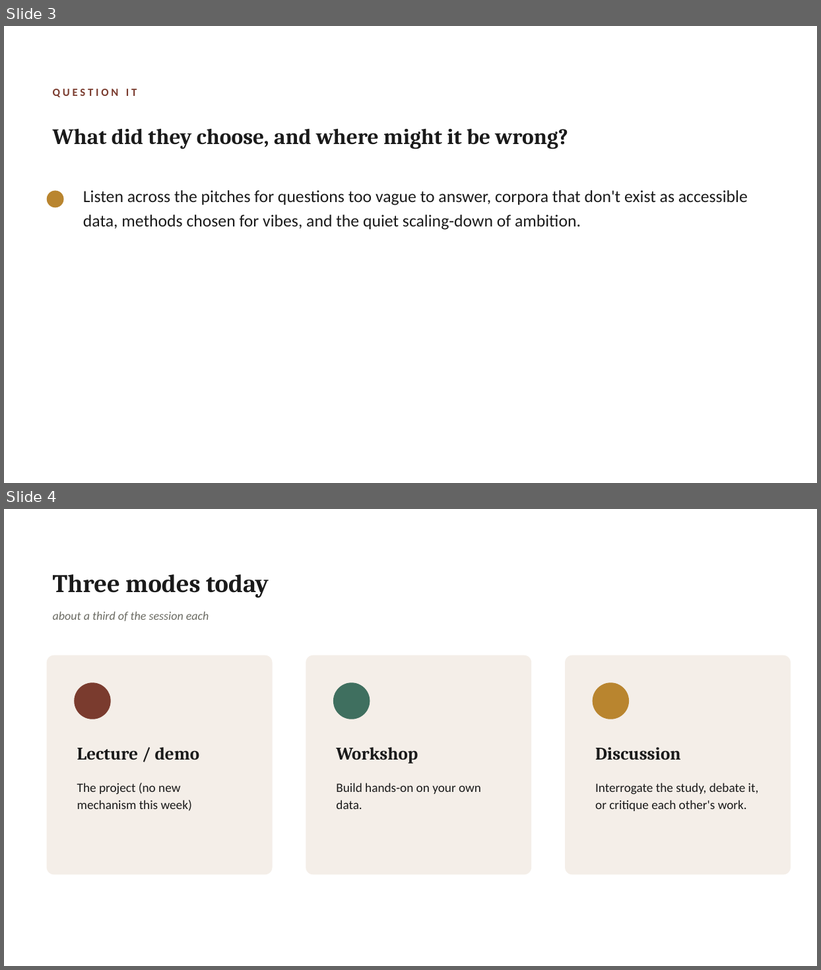
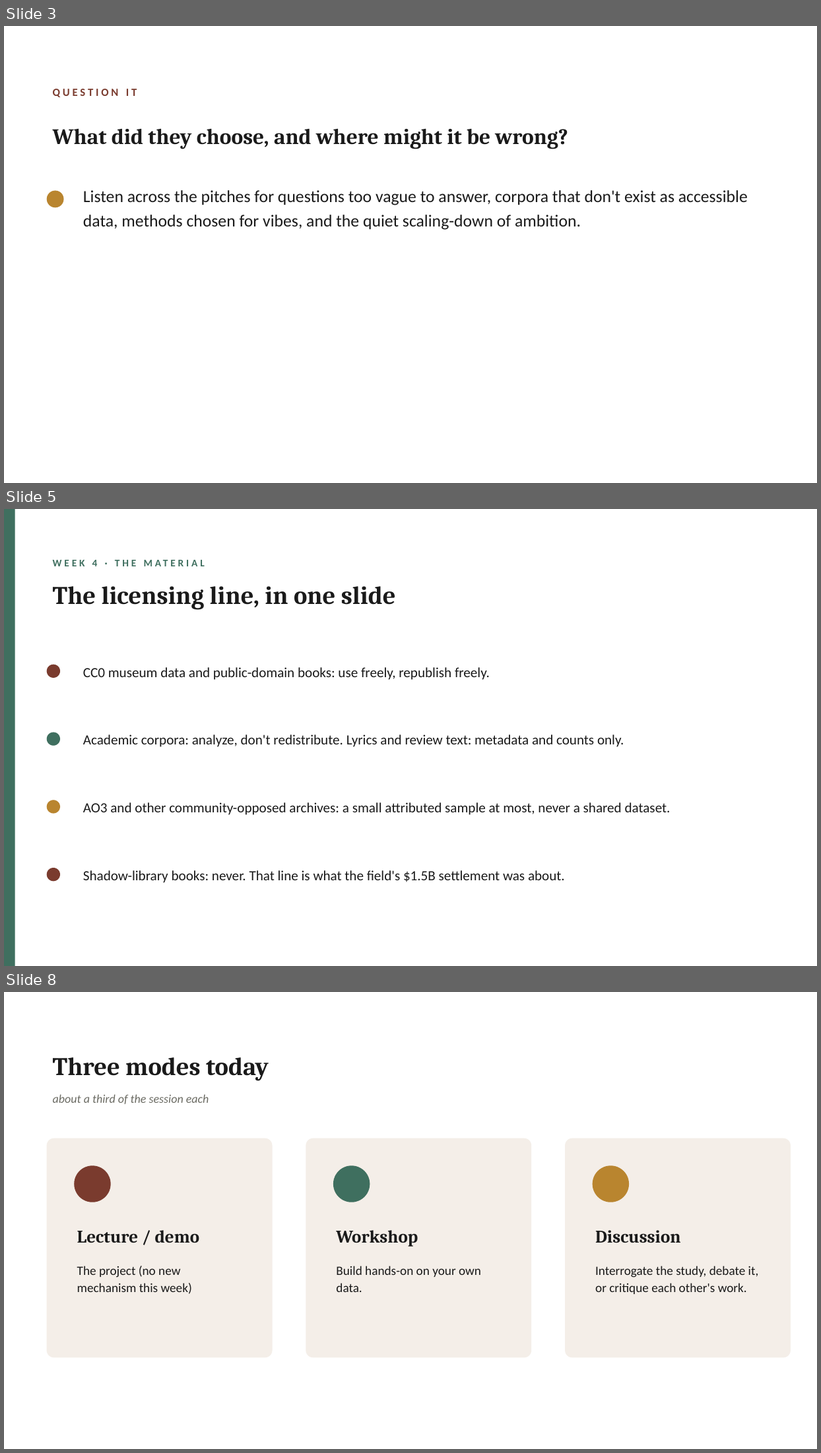
Before and after one commit to lucianli123/culture-as-data-2026, a slide deck: slides/pptx/week-04.pptx. Shown one above the other, each under a label of ours: slides 3 and 4 before the commit, slides 3, 5 and 8 after it; the slides between them are not shown. The pictures are 821x970 and 821x1453 pixels, drawn with LibreOffice and Linux fonts; fonts in the diff are those of the drawing. Boxes give left, top, right and bottom in pixels: in the first picture for what was removed or moved away, otherwise in the second. Text is boxed around its words. In the diff, an @@ line names an element or a change of style, - is before the commit and + after.

```diff
--- a/slides/pptx/week-04.pptx
+++ b/slides/pptx/week-04.pptx
@@ slide 5 added at (4, 509, 817, 966), background #FFFFFF @@
@@ rectangle added at (4, 509, 15, 966), fill #3F6F5F @@
@@ text added at (53, 560, 98, 605), 12 pt, text #3F6F5F, bold @@
+WEEK 4 · THE MATERIAL
@@ text added at (102, 586, 396, 610), 30 pt, text #1A1A1A, bold @@
+The licensing line, in one slide
@@ ellipse added at (47, 665, 60, 678), fill #7A3B2E @@
@@ text added at (83, 667, 490, 680), 16.5 pt, text #1A1A1A @@
+CC0 museum data and public-domain books: use freely, republish freely.
@@ ellipse added at (47, 732, 60, 746), fill #3F6F5F @@
@@ text added at (83, 735, 624, 747), 16.5 pt, text #1A1A1A @@
+Academic corpora: analyze, don't redistribute. Lyrics and review text: metadata and counts only.
@@ ellipse added at (47, 801, 60, 814), fill #B9852F @@
@@ text added at (83, 803, 671, 815), 16.5 pt, text #1A1A1A @@
+AO3 and other community-opposed archives: a small attributed sample at most, never a shared dataset.
@@ ellipse added at (47, 868, 60, 882), fill #7A3B2E @@
@@ text added at (83, 871, 565, 883), 16.5 pt, text #1A1A1A @@
+Shadow-library books: never. That line is what the field's $1.5B settlement was about.
@@ what was slide 4 is now slide 8 @@
```
Also in this commit, not shown: 3 other slides added, 39 other files.
